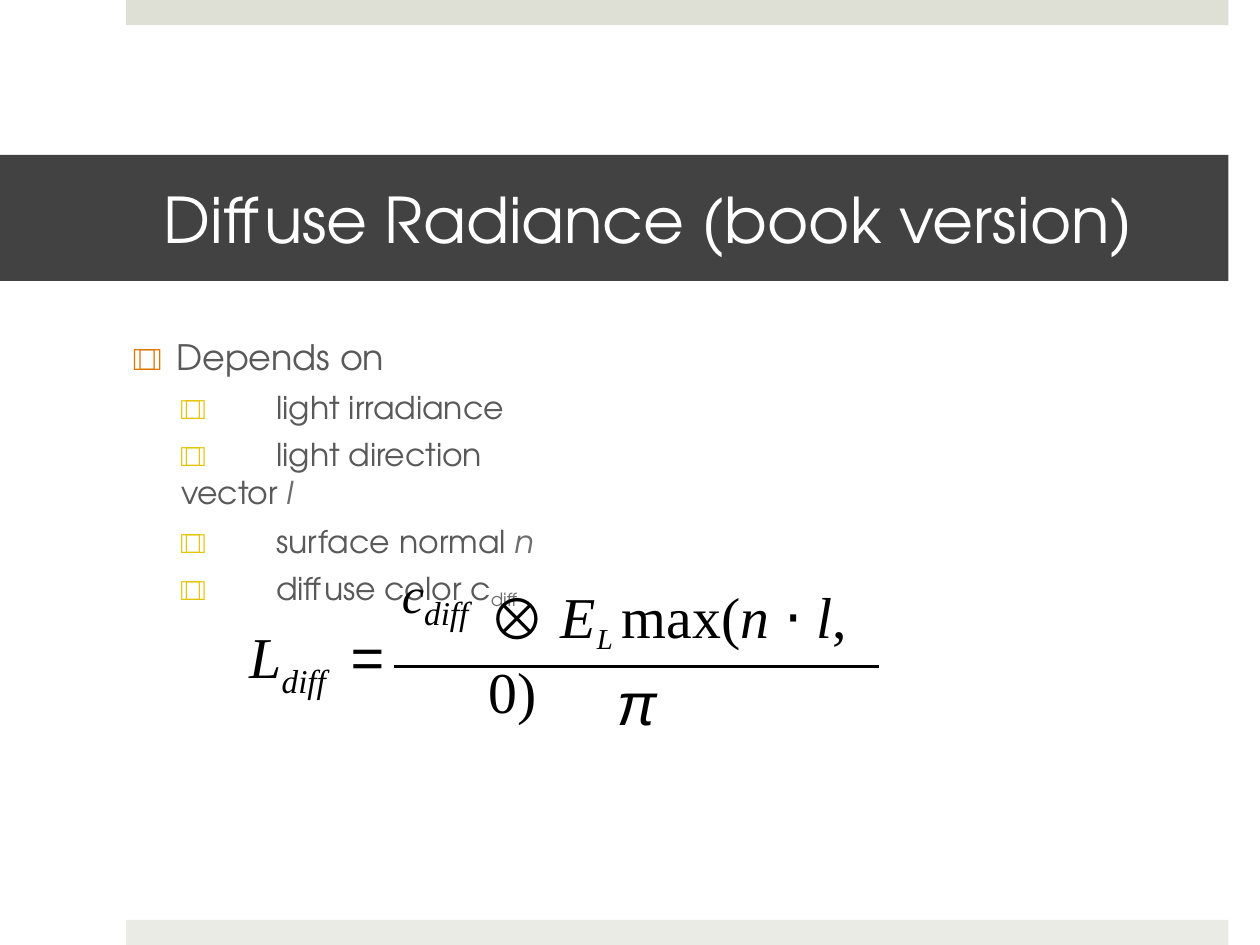
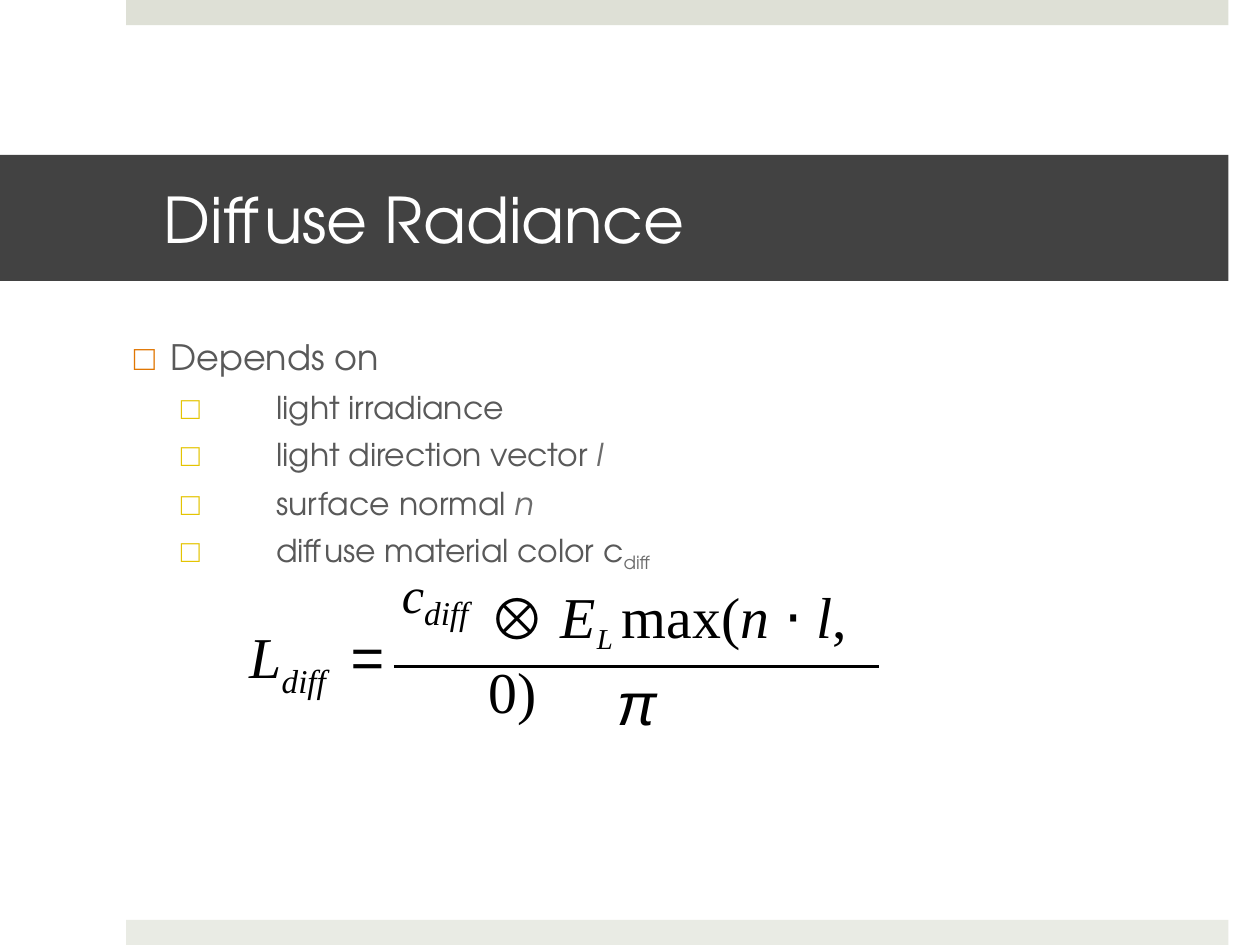
Before and after one commit to shaffer1/UIllinois_Rendering, a slide deck: slide 6 of Lecture-8-Shadows.pptx. Drawn at 1260x945 pixels with LibreOffice and Linux fonts; fonts in the diff are those of the drawing. Boxes give left, top, right and bottom in pixels: in the first picture for what was removed or moved away, otherwise in the second. Text is boxed around its words. In the diff, an @@ line names an element or a change of style, - is before the commit and + after.

```diff
--- a/Lecture-8-Shadows.pptx
+++ b/Lecture-8-Shadows.pptx
@@ title at bbox=[164, 196, 685, 244]: text changed @@
-Diffuse Radiance (book version)
+Diffuse Radiance
@@ text at bbox=[171, 344, 602, 563]: text changed @@
-□□ Depends on
-□□ light irradiance
-□□ light direction vector l
-□□ surface normal n
-□□ diffuse color cdiff
+□ Depends on
+□ light irradiance
+□ light direction vector l
+□ surface normal n
+□ diffuse material color cdiff
```
Also in this commit, not shown: 11 other slides changed.
